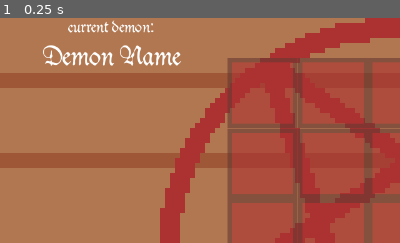
Above: before the commit, frame 1.
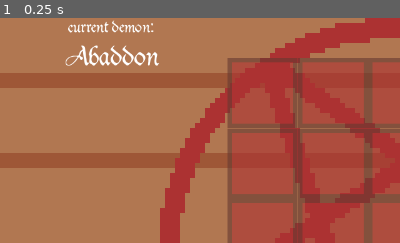
Above: after the commit, the same moment.

Repository: adrientremblay/ld55
Game: Godot game, scene res://scenes/main.tscn
Same seed, same stepped clock (60 frames per second), same inputs: the game is played once before the commit and once after it.
Inputs:
- Up to frame 1 (0.25 s): no input
The pictures show only the part of the screen within x 0-50%, y 0-50%; the shares and areas given below are measured in that part.

The runs differ from the first frame. In frame 1, 1.5% of the frame differs, in the area x 10-46%, y 12-22%.

Commit message:
Wrote basic demon loadign code

Diff:
--- a/scenes/main.gd
+++ b/scenes/main.gd
@@ -1,8 +1,13 @@
 extends Node2D
+
+var demons_to_summon: Array[Demon]
+var current_demon = 0
+@onready var demonNameLabel: Label = $Grimoire/DemonName
 
 # Called when the node enters the scene tree for the first time.
 func _ready() -> void:
-	pass # Replace with function body.
+	make_levels()
+	load_demon(demons_to_summon[current_demon])
 
 # Called every frame. 'delta' is the elapsed time since the previous frame.
 func _process(delta: float) -> void:
@@ -10,3 +15,9 @@
 
 func _on_object_spawner_spawn_object(object: Variant) -> void:
 	add_child(object)
+
+func make_levels():
+	demons_to_summon.append(Demon.new("Abaddon", "sheep demon", [], []))
+
+func load_demon(demon: Demon):
+	demonNameLabel.text = demon.name
--- /dev/null
+++ b/scripts/demon.gd
@@ -0,0 +1,12 @@
+class_name Demon extends Object
+
+var name: String
+var description: String
+var cols: Array
+var rows: Array
+
+func _init(name, description, cols, rows):
+	self.name = name
+	self.description = description
+	self.cols = cols
+	self.rows = rows
